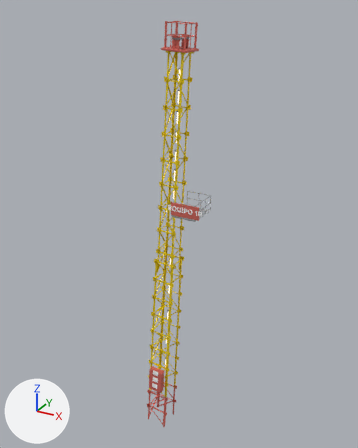
The glTF model public/models/rig10/sk575_mastil.glb as it was, and as the next commit left it.
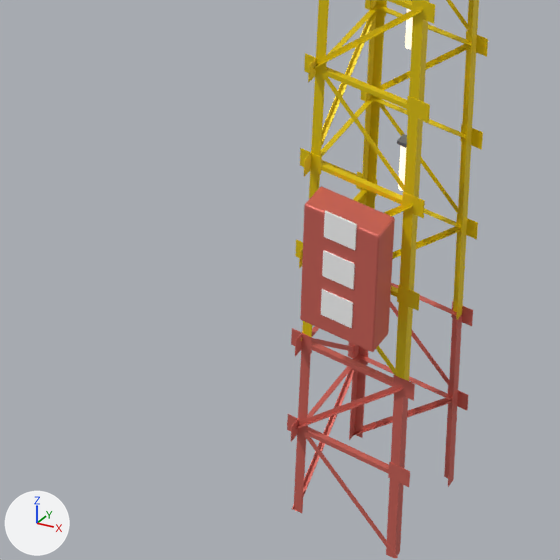
Each version appears first whole from a 50 mm camera at (16.04, -29.39, 34.24) aimed at (-0.65, 0.94, 19.07), and next in a close-up on the part from 28% to 53% of the width and 75% to 95% of the height. Arrows for +X, +Y and +Z are at lower left; the lights stay in place. The first two pictures are the older version. Where no turn or scale is listed for an object, it has been applied to the vertices. Vertices at exactly the same position are counted once.

Objects in the first close-up: 'sk575_mastil_amarillo', 'sk575_mastil_blanco', 'sk575_mastil_rojo' and 2 more.
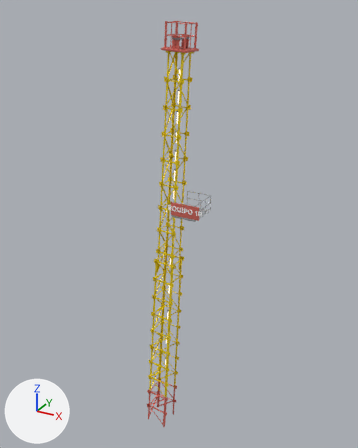
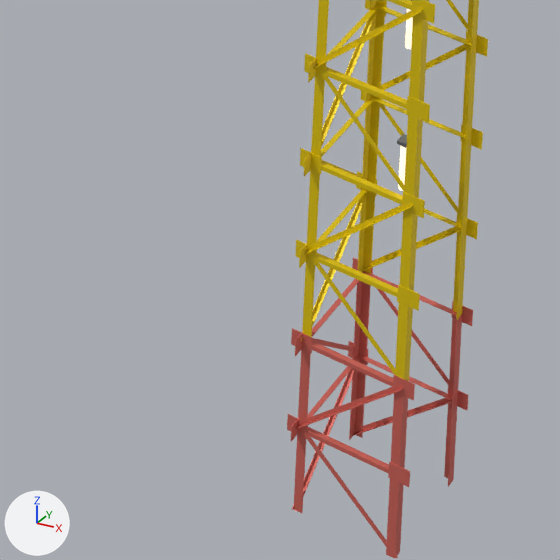
Where the newer file only moved an object's origin or applied its transform, the numbers keep the older frame.

Where the change shows, as pixel boxes [x1, y1, x2, y2] in the close-ups (560 x 560 px):
'sk575_mastil_rojo', reshaped
    before: [287, 186, 473, 558]
    after: [287, 257, 473, 559]
'sk575_mastil_blanco', deleted
    before: [321, 210, 357, 328]
part 1 of me_sk575_mastil_rojo, deleted (red)
    before: [300, 186, 395, 352]

The change in detail:
me_sk575_mastil_rojo is used by ob_sk575_mastil_rojo; location (-1.04, -0.16, 16.67).
me_sk575_mastil_rojo had 2100 vertices, 4097 faces and spanned x -1.9..1.9, y -1.2..1.2, z -16.7..16.7.
me_sk575_mastil_rojo now has 2028 vertices, 3957 faces and spans x -1.9..1.9, y -0.9..1.2, z -16.7..16.7.
me_sk575_mastil_rojo part 1: the loose piece of 82 vertices spanning x -1.3..0.0, y -1.2..-0.7, z -12.5..-10.3 is deleted.
Other edits to the shape of me_sk575_mastil_rojo do not show in these pictures.
Object 'sk575_mastil_blanco' (ob_sk575_mastil_blanco) is deleted.
